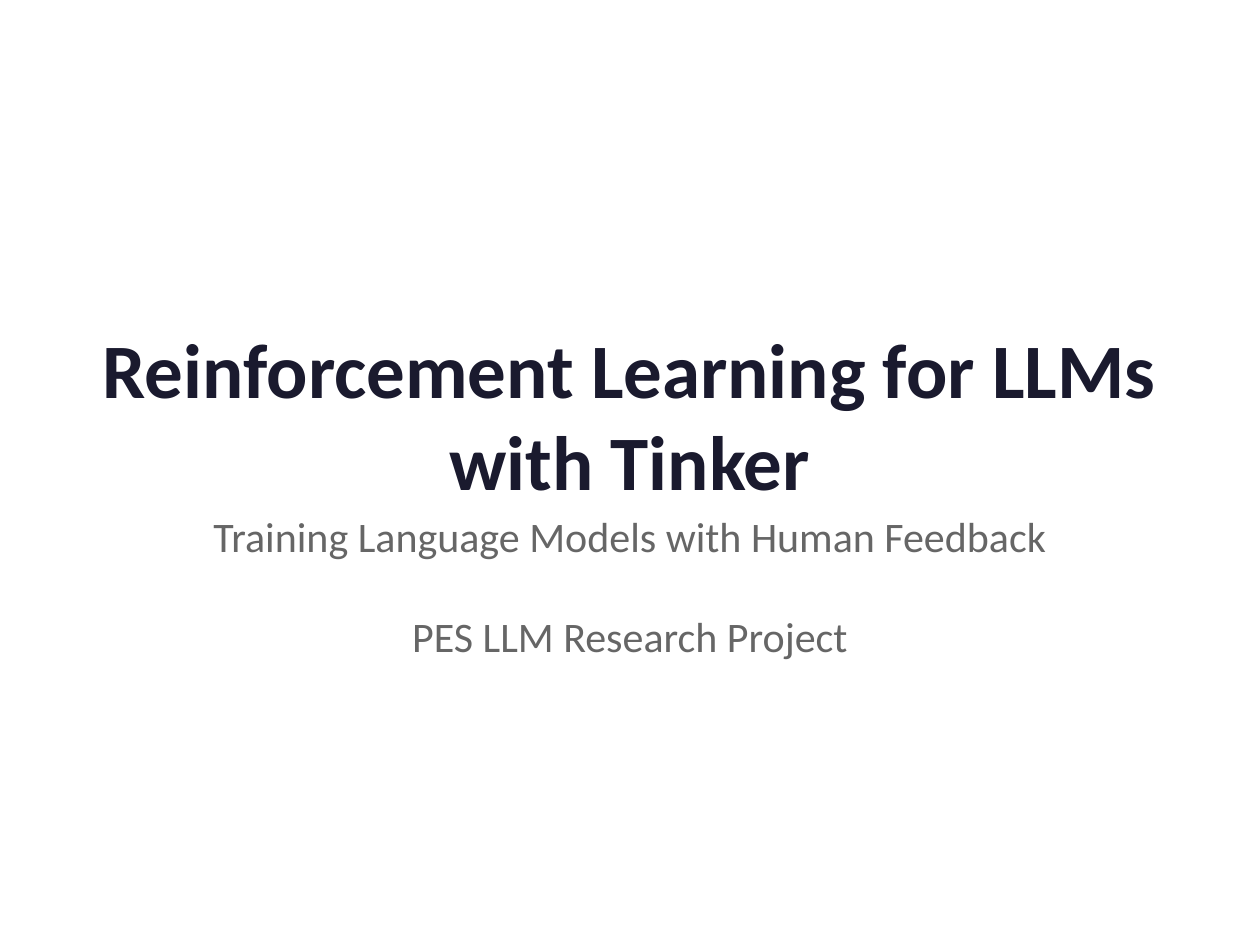
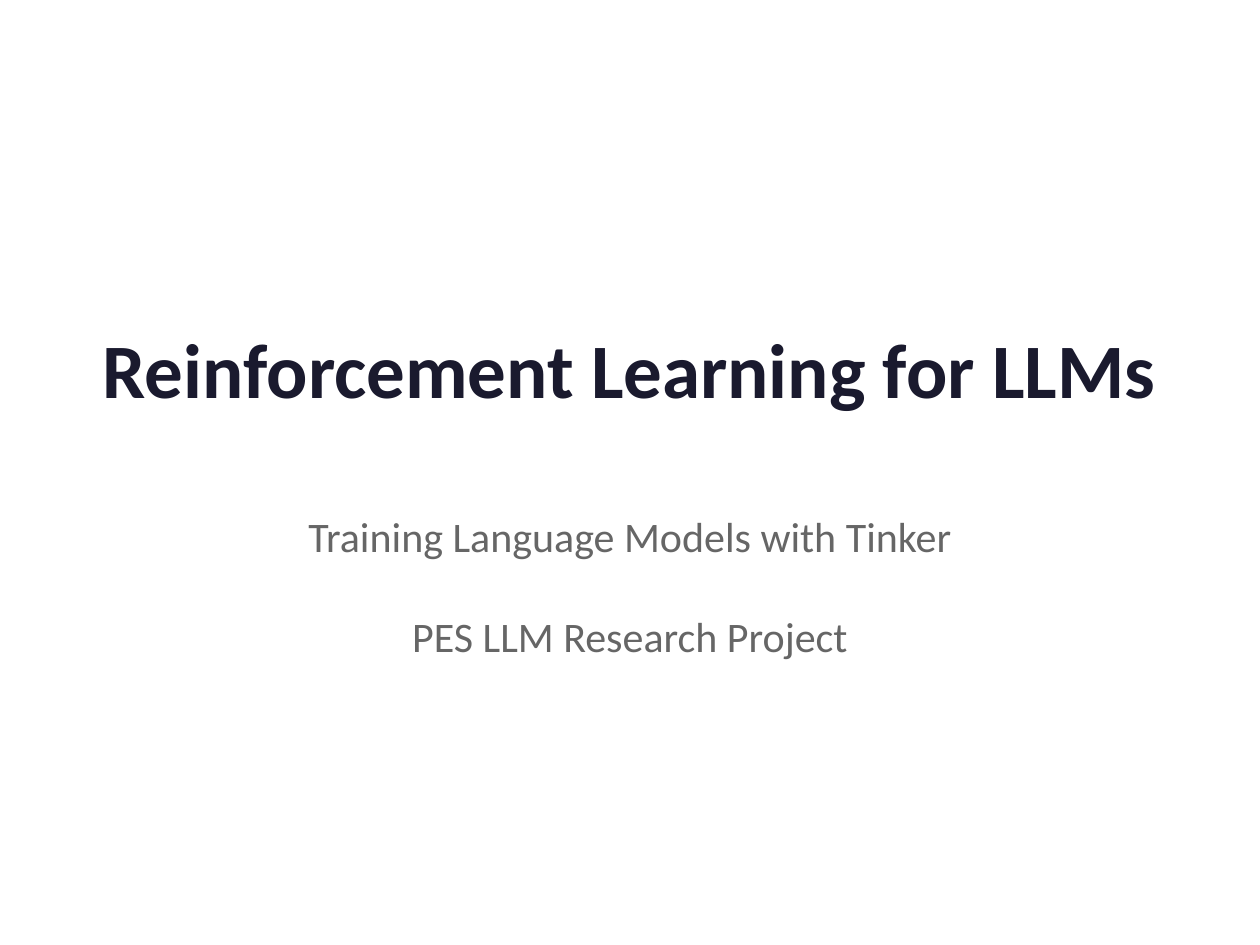
Before and after one commit to arvindcr4/tinker-experiments, a slide deck: slide 1 of Tinker_RL_Demo.pptx. Drawn at 1260x945 pixels with LibreOffice and Linux fonts; fonts in the diff are those of the drawing. Boxes give left, top, right and bottom in pixels: in the first picture for what was removed or moved away, otherwise in the second. Text is boxed around its words. In the diff, an @@ line names an element or a change of style, - is before the commit and + after.

Commit message:
feat: Add TikZ-style diagrams explaining Tinker architecture
- Added 5 explanatory diagrams to presentation:
  - Cloud architecture diagram (API → Tinker Cloud → GPU Training)
  - LoRA diagram showing low-rank adaptation concept
  - RL training loop (Sample → Evaluate → Update cycle)
  - Knowledge distillation (Teacher → Student flow)
  - Pairwise preference learning mechanism
- Added Math RL results chart showing learning curve
- Presentation now has 14 slides total

```diff
--- a/Tinker_RL_Demo.pptx
+++ b/Tinker_RL_Demo.pptx
@@ text at (x1=103, y1=344, x2=1155, y2=411): text changed @@
-Reinforcement Learning for LLMs with Tinker
+Reinforcement Learning for LLMs
@@ text at (x1=308, y1=523, x2=951, y2=659): text changed @@
-Training Language Models with Human Feedback
-PES LLM Research Project
+Training Language Models with Tinker
+PES LLM Research Project
```
Also in this commit, not shown: 7 other slides changed, 6 slides added, 5 slides removed, 1 other file.
